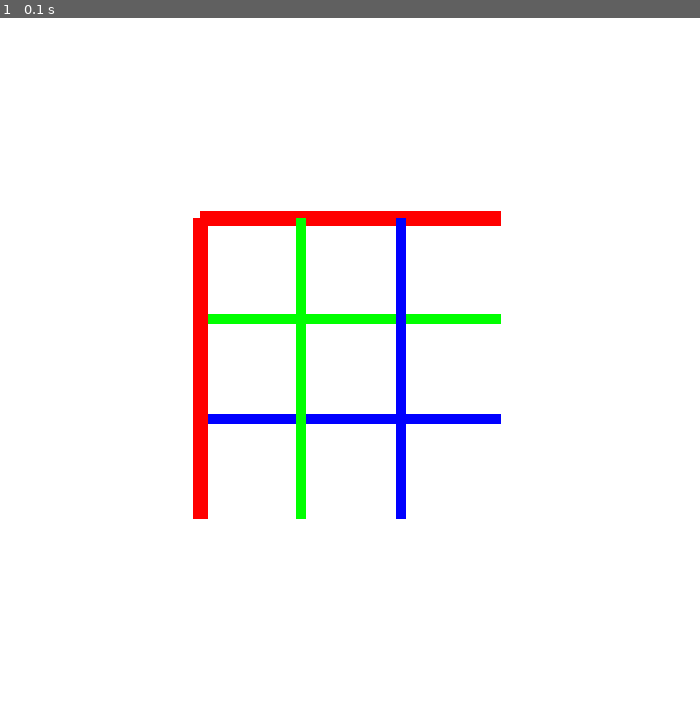
Above: before the commit, frame 1.
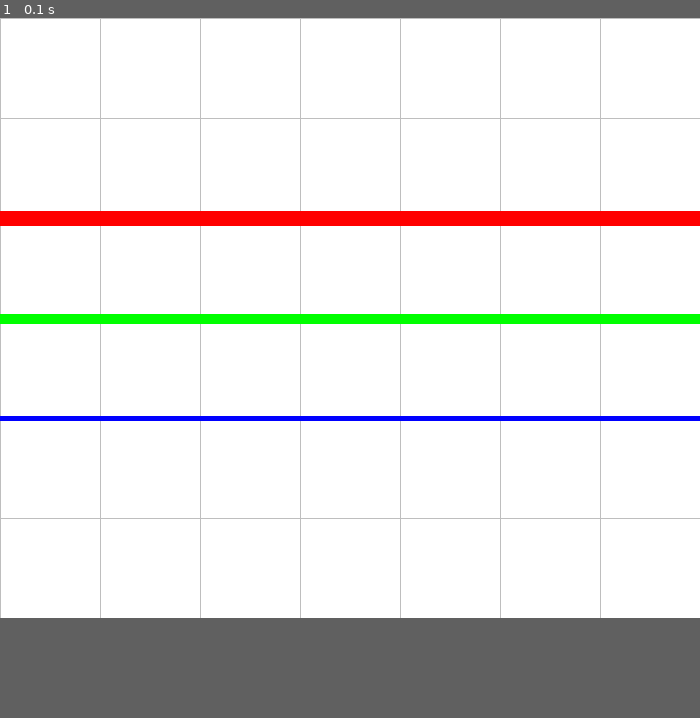
Above: after the commit, the same moment.

Repository: Juan-Garcia16/Computacion-Grafica
Game: pygame game, started from Talleres/Taller 4/ej1_lineas.py
Same seed, same stepped clock (60 frames per second), same inputs: the game is played once before the commit and once after it.
Inputs:
- Up to frame 1 (0.1 s): no input
In our replay, the window is 700x700 before the commit and 700x600 after it. These sizes can differ from the game's own. Grey fills any space a smaller window leaves; there, only what the larger window draws over its background counts as a difference.

The runs differ from the first frame. In frame 1, 5.8% of the frame differs, in the area x 0-100%, y 0-86%.

Commit message:
Taller 4

Diff:
--- a/Talleres/Taller 4/ejercicio1.py
+++ b/Talleres/Taller 4/ej1_lineas.py
@@ -7,7 +7,7 @@
 import pygame
 
 pygame.init()
-screen = pygame.display.set_mode((700, 700))
+screen = pygame.display.set_mode((700, 600))
 clock = pygame.time.Clock()
 
 running = True
@@ -18,14 +18,18 @@
 
     screen.fill("white")
 
+    #cuadricula
+    for x in range(0, 701, 100):
+        pygame.draw.line(screen, "gray", (x, 0), (x, 700), 1)
+    for y in range(0, 701, 100):
+        pygame.draw.line(screen, "gray", (0, y), (700, y), 1)
 
-    pygame.draw.line(screen, "red", (200,200), (500,200), 15)
-    pygame.draw.line(screen, "green", (200,300), (500,300), 10)
-    pygame.draw.line(screen, "blue", (200,400), (500,400), 10)
-
-    pygame.draw.line(screen, "red", (200,200), (200,500), 15)
-    pygame.draw.line(screen, "green", (300,200), (300,500), 10)
-    pygame.draw.line(screen, "blue", (400,200), (400,500), 10)
+    #lineas
+    pygame.draw.line(screen, "red", (0,200), (700,200), 15)
+    pygame.draw.line(screen, "green", (0,300), (700,300), 10)
+    pygame.draw.line(screen, "blue", (0,400), (700,400), 5)
 
     pygame.display.flip()
     dt = clock.tick(60)
+
+pygame.quit()
--- /dev/null
+++ b/Talleres/Taller 4/ej2_rectangulos.py
@@ -0,0 +1,28 @@
+'''
+Ejercicio 2: Rectángulos y bordes
+Objetivo: practicar el dibujo de rectángulos. - Dibuja un rectángulo relleno centrado de
+300×200. - Dibuja un marco (solo borde) alrededor del lienzo. - Guarda la imagen como
+e2_rectangulos.png.
+'''
+import pygame
+#200 a 500
+pygame.init()
+screen = pygame.display.set_mode((700, 600))
+clock = pygame.time.Clock()
+
+running = True
+while running:
+    for event in pygame.event.get():
+        if event.type == pygame.QUIT:
+            running = False
+
+    screen.fill("white")
+
+    #rectangulos
+    pygame.draw.rect(screen, "green", (200, 200, 300, 200))
+    pygame.draw.rect(screen, "blue", (0,0,700,600), width=5)
+
+    pygame.display.flip()
+    dt = clock.tick(60)
+
+pygame.quit()
--- /dev/null
+++ b/Talleres/Taller 4/ej3_circulos.py
@@ -0,0 +1,28 @@
+'''
+Ejercicio 3: Círculos concéntricos
+Objetivo: entender el uso de círculos y radios. - Dibuja tres círculos concéntricos con
+radios 60, 120 y 180. - Alterna entre relleno y borde. - Guarda la imagen como
+e3_circulos.png.
+'''
+import pygame
+
+pygame.init()
+screen = pygame.display.set_mode((700,600))
+clock = pygame.time.Clock()
+
+running = True
+while running:
+    for event in pygame.event.get():
+        if event.type == pygame.QUIT:
+            running = False
+
+    screen.fill("white")
+
+    pygame.draw.circle(screen, "red", (350,300), 60)
+    pygame.draw.circle(screen, "blue", (350,300), 120, width=5)
+    pygame.draw.circle(screen, "green", (350,300), 180, width=15)
+
+    pygame.display.flip()
+    clock.tick(60)
+
+pygame.quit()
--- /dev/null
+++ b/Talleres/Taller 4/ej4_elipses.py
@@ -0,0 +1,29 @@
+'''
+Ejercicio 4: Elipses y cara simple
+Objetivo: trabajar con elipses. - Dibuja una elipse grande como cara. - Añade dos elipses
+pequeñas como ojos. - Dibuja una elipse delgada como boca (solo borde). - Guarda la
+imagen como e4_cara.png.
+'''
+import pygame
+
+pygame.init()
+screen = pygame.display.set_mode((700,600))
+clock = pygame.time.Clock()
+
+running = True
+while running:
+    for event in pygame.event.get():
+        if event.type == pygame.QUIT:
+            running = False
+
+    screen.fill("white")
+
+    pygame.draw.ellipse(screen, "red", (200,100,300,400))  # cara
+    pygame.draw.ellipse(screen, "black", (270,250,50,30))  # ojo izquierdo
+    pygame.draw.ellipse(screen, "black", (380,250,50,30))  # ojo derecho
+    pygame.draw.ellipse(screen, "black", (300,350,100,40), width=5)  # boca
+
+    pygame.display.flip()
+    clock.tick(60)
+
+pygame.quit()
--- /dev/null
+++ b/Talleres/Taller 4/ej5_poligonos.py
@@ -0,0 +1,45 @@
+'''
+Ejercicio 5: Polígonos (triángulos y estrellas)
+Objetivo: aprender a usar listas de puntos. - Dibuja un triángulo equilátero. - Dibuja una
+estrella de 5 puntas. - Guarda la imagen como e5_poligonos.png.
+'''
+import pygame
+import math
+
+pygame.init()
+screen = pygame.display.set_mode((700,600))
+clock = pygame.time.Clock()
+
+running = True
+while running:
+    for event in pygame.event.get():
+        if event.type == pygame.QUIT:
+            running = False
+
+    screen.fill("white")
+
+    lado = 200
+    altura = (math.sqrt(3) * lado) / 2
+
+
+    triangulo_puntos = [(350, 350 - altura), (250, 350), (450, 350)]
+    pygame.draw.polygon(screen, "blue", triangulo_puntos)
+
+    estrella_puntos = [
+        (350, 420),  # punta superior
+        (370, 470),
+        (425, 470),
+        (380, 500),
+        (400, 550),
+        (350, 520),
+        (300, 550),
+        (320, 500),
+        (275, 470),
+        (330, 470),
+    ]
+    pygame.draw.polygon(screen, "yellow", estrella_puntos)
+
+    pygame.display.flip()
+    clock.tick(60)
+
+pygame.quit()
--- /dev/null
+++ b/Talleres/Taller 4/ej6_casa.py
@@ -0,0 +1,39 @@
+'''
+Ejercicio 6: Composición (casa)
+Objetivo: combinar varias formas. - Dibuja una casa con rectángulo (cuerpo), triángulo
+(techo), puerta y ventana. - Añade un sol (circulo) y un jardín (rectángulo verde). - Guarda
+la imagen como e6_casa.png.
+'''
+import pygame
+
+pygame.init()
+screen = pygame.display.set_mode((700,600))
+clock = pygame.time.Clock()
+
+running = True
+while running:
+    for event in pygame.event.get():
+        if event.type == pygame.QUIT:
+            running = False
+
+    screen.fill("white")
+
+    # cuerpo de la casa
+    pygame.draw.rect(screen, "brown", (250,300,200,200))
+    # techo
+    pygame.draw.polygon(screen, "red", [(240,300),(460,300),(350,200)])
+    # puerta
+    pygame.draw.rect(screen, "gray", (320,400,60,100))
+    # ventanas
+    pygame.draw.rect(screen, "blue", (270,350,50,50))
+    pygame.draw.rect(screen, "blue", (380,350,50,50))
+    # jardin
+    pygame.draw.rect(screen, "green", (0,500,700,100))
+    # sol
+    pygame.draw.circle(screen, "yellow", (600,100), 50)
+
+    pygame.display.flip()
+    clock.tick(60)
+
+pygame.image.save(screen, "e6_casa.png")
+pygame.quit()
--- /dev/null
+++ b/Talleres/Taller 4/ej7_banderas.py
@@ -0,0 +1,35 @@
+'''
+Ejercicio 7: Banderas geométricas
+Objetivo: practicar proporciones y alineación. - Dibuja dos banderas a elección entre: -
+Colombia (franjas horizontales 50%-25%-25%). - Japón (círculo rojo centrado en fondo
+blanco). - Francia (tres franjas verticales iguales). - Guarda la imagen como
+e8_banderas.png.
+'''
+import pygame
+
+pygame.init()
+screen = pygame.display.set_mode((700,400))
+clock = pygame.time.Clock()
+fondo = (220, 220, 220)
+running = True
+while running:
+    for event in pygame.event.get():
+        if event.type == pygame.QUIT:
+            running = False
+
+    screen.fill(fondo)
+
+    # bandera de Colombia
+    pygame.draw.rect(screen, "yellow", (50,100,250,100))
+    pygame.draw.rect(screen, "blue", (50,200,250,50))
+    pygame.draw.rect(screen, "red", (50,250,250,50))
+
+    # bandera de Japón
+    pygame.draw.rect(screen, "white", (400,100,250,200))
+    pygame.draw.circle(screen, "red", (525,200), 50)
+
+    pygame.display.flip()
+    clock.tick(60)
+
+pygame.image.save(screen, "e7_banderas.png")
+pygame.quit()
--- a/pruebas.py
+++ /dev/null
@@ -1,84 +0,0 @@
-import numpy as np
-import matplotlib.pylab as plt
-import Clases.imgPro as im
-
-img = plt.imread("imagenes/charmander.jpg")/255
-
-if img.ndim == 3:
-    img = np.dot(img[..., :3], [0.299, 0.587, 0.114])
-
-rot30 = im.rotarImg(img, 30)
-rot60 = im.rotarImg(img, 60)
-rot90 = im.rotarImg(img, 90)
-rot120 = im.rotarImg(img, 120)
-rot150 = im.rotarImg(img, 150)
-rot180 = im.rotarImg(img, 180)
-# rot210 = im.rotarImg(img, 210)
-# rot240 = im.rotarImg(img, 240)
-# rot270 = im.rotarImg(img, 270)
-# rot300 = im.rotarImg(img, 300)
-# rot330 = im.rotarImg(img, 330)
-# rot360 = im.rotarImg(img, 360)
-
-plt.figure(figsize=(18, 8))
-plt.subplot(3, 4, 1)
-plt.imshow(rot30, cmap='gray')
-plt.title("30°")
-plt.axis('off')
-
-plt.subplot(3, 4, 2)
-plt.imshow(rot60, cmap='gray')
-plt.title("60°")
-plt.axis('off')
-
-plt.subplot(3, 4, 3)
-plt.imshow(rot90, cmap='gray')
-plt.title("90°")
-plt.axis('off')
-
-plt.subplot(3, 4, 4)
-plt.imshow(rot120, cmap='gray')
-plt.title("120°")
-plt.axis('off')
-
-plt.subplot(3, 4, 5)
-plt.imshow(rot150, cmap='gray')
-plt.title("150°")
-plt.axis('off')
-
-plt.subplot(3, 4, 6)
-plt.imshow(rot180, cmap='gray')
-plt.title("180°")
-plt.axis('off')
-
-# plt.subplot(3, 4, 7)
-# plt.imshow(rot210)
-# plt.title("210°")
-# plt.axis('off')
-
-# plt.subplot(3, 4, 8)
-# plt.imshow(rot240)
-# plt.title("240°")
-# plt.axis('off')
-
-# plt.subplot(3, 4, 9)
-# plt.imshow(rot270)
-# plt.title("270°")
-# plt.axis('off')
-
-# plt.subplot(3, 4, 10)
-# plt.imshow(rot300)
-# plt.title("300°")
-# plt.axis('off')
-
-# plt.subplot(3, 4, 11)
-# plt.imshow(rot330)
-# plt.title("330°")
-# plt.axis('off')
-
-# plt.subplot(3, 4, 12)
-# plt.imshow(rot360)
-# plt.title("360°")
-# plt.axis('off')
-
-plt.show()
--- a/pruebas2.py
+++ /dev/null
@@ -1,76 +0,0 @@
-import matplotlib.pyplot as plt
-import numpy as np
-import Clases.imgPro as proImg
-
-# img1 = plt.imread('images_taller/github.webp') / 255
-# img2 = plt.imread('images_taller/fondo.jpg') / 255
-# img3 = plt.imread('images_taller/silksong.jpeg') / 255
-
-# print(img1.shape)
-# print(img2.shape)
-
-# img_a = img3
-# img_b = proImg.zoom(img3, 5)
-
-
-# print()
-# print(img_a.shape)
-# print(img_b.shape)
-
-
-# plt.figure(figsize=(12, 6))  # 12 pulgadas de ancho, 6 de alto
-# plt.subplot(1,2,1)
-# plt.imshow(img_a)
-# plt.axis('off')
-
-# plt.subplot(1,2,2)
-# plt.imshow(img_b)
-# plt.axis('off')
-
-# plt.show()
-
-
-#===============================================
-
-    # # Leer y normalizar la imagen
-    # img1 = plt.imread('images_taller/silksong.jpeg') / 255
-    # # Coordenadas para recortar el centro (por ejemplo, un recorte de 100x100)
-    # h, w = img1.shape[:2]
-    # zoom_area = 100
-    # start_row = h // 2 - zoom_area // 2
-    # end_row = h // 2 + zoom_area // 2
-    # start_col = w // 2 - zoom_area // 2
-    # end_col = w // 2 + zoom_area // 2
-    # # Recortar región central
-    # recorte = img1[start_row: end_row, start_col:end_col]
-    # # Aumentar tamaño del recorte (ampliación)
-    # zoom_factor = 5
-    # zoomed = np.kron(recorte, np.ones((zoom_factor, zoom_factor, 1)))
-    # # Mostrar resultados
-    # plt.figure("Zoom hacia adentro")
-    # plt.subplot(1, 2, 1)
-    # plt.title("Imagen Original")
-    # plt.imshow(img1)
-    # plt.axis('off')
-    # plt.subplot(1, 2, 2)
-    # plt.title("Zoom sobre región central")
-    # plt.imshow(zoomed)
-    # plt.axis('off')
-    # plt.show()
-
-#===============================================
-
-# img = plt.imread('images_taller/silksong.jpeg') / 255
-# # img = plt.imread('images_taller/github.webp') / 255
-
-# if img.max() <= 1.0:
-#     img = (img * 255).astype(np.uint8)
-
-# if img.ndim == 3:
-#     gray = np.dot(img[..., :3], [0.299, 0.587, 0.114]).astype(np.uint8)
-# else:
-#     gray = img
-
-# proImg.mhist(gray, tipo='n', color='red')
-
-#===============================================
--- /dev/null
+++ b/recorte.py
@@ -0,0 +1,41 @@
+import numpy as np
+import matplotlib.pyplot as plt
+
+# def crop(img, xIni, yIni, xFin, yFin):
+#     """
+#     Deja una sección rectangular de la imagen definida por las coordenadas
+#     (xIni, yIni) y (xFin, yFin), siendo esquina superior izquierda y esquina inferior derecha respectivamente.
+#     """
+#     temp = yIni
+#     yIni = xIni
+#     xIni = temp
+
+#     temp = yFin
+#     yFin = xFin
+#     xFin = temp
+
+#     img_copia = np.copy(img)
+#     return img_copia[xIni:xFin, yIni:yFin]
+def crop(img, xIni, yIni, xFin, yFin):
+    """
+    Recorta la imagen con coordenadas cartesianas (xIni, yIni) y (xFin, yFin),
+    donde (xIni, yIni) es la esquina superior izquierda y (xFin, yFin) la inferior derecha.
+    """
+    img_copia = np.copy(img)
+    # En numpy: primero van las filas (y), luego las columnas (x)
+    return img_copia[yIni:yFin, xIni:xFin]
+
+
+img = plt.imread('images_taller/silksong.jpeg') / 255
+print(img.shape)
+recorte = crop(img, 0, 0, 300, 300)
+plt.figure("Recorte de imagen")
+plt.subplot(1, 2, 1)
+plt.title("Imagen Original")
+plt.imshow(img)
+plt.axis('off')
+plt.subplot(1, 2, 2)
+plt.title("Recorte")
+plt.imshow(recorte)
+plt.axis('off')
+plt.show()
--- /dev/null
+++ b/zoom.py
@@ -0,0 +1,43 @@
+import numpy as np
+import matplotlib.pyplot as plt
+
+
+import numpy as np
+import matplotlib.pyplot as plt
+# Leer y normalizar la imagen
+img1= plt.imread('images_taller/silksong.jpeg') / 255
+# Coordenadas para recortar el centro (por ejemplo, un recorte de 100x100)
+import numpy as np
+
+def zoomImg(img, factor=2):
+    """
+    Realiza un zoom simple centrado en la imagen.
+    factor > 1 amplía el recorte (zoom in).
+    """
+    h, w = img.shape[:2]
+    zoom_area_h = int(h / factor)
+    zoom_area_w = int(w / factor)
+
+    start_row = h // 2 - zoom_area_h // 2
+    end_row = h // 2 + zoom_area_h // 2
+    start_col = w // 2 - zoom_area_w // 2
+    end_col = w // 2 + zoom_area_w // 2
+
+    cropped = img[start_row:end_row, start_col:end_col]
+
+    # Aumentar tamaño
+    zoomed = np.kron(cropped, np.ones((factor, factor, 1)))
+
+    return zoomed
+zoomed = zoomImg(img1, factor=1)
+# Mostrar resultados
+plt.figure("Zoom hacia adentro")
+plt.subplot(1, 2, 1)
+plt.title("Imagen Original")
+plt.imshow(img1)
+plt.axis('off')
+plt.subplot(1, 2, 2)
+plt.title("Zoom sobre región central")
+plt.imshow(zoomed)
+plt.axis('off')
+plt.show()
Not shown, added: Talleres/.DS_Store
